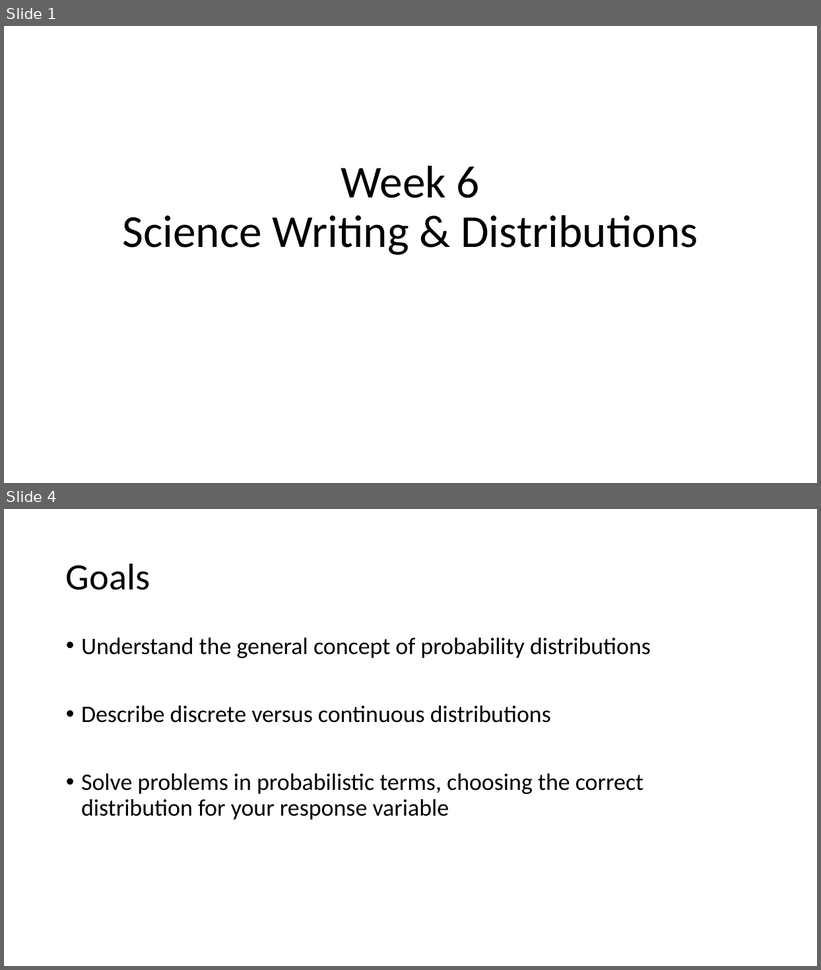
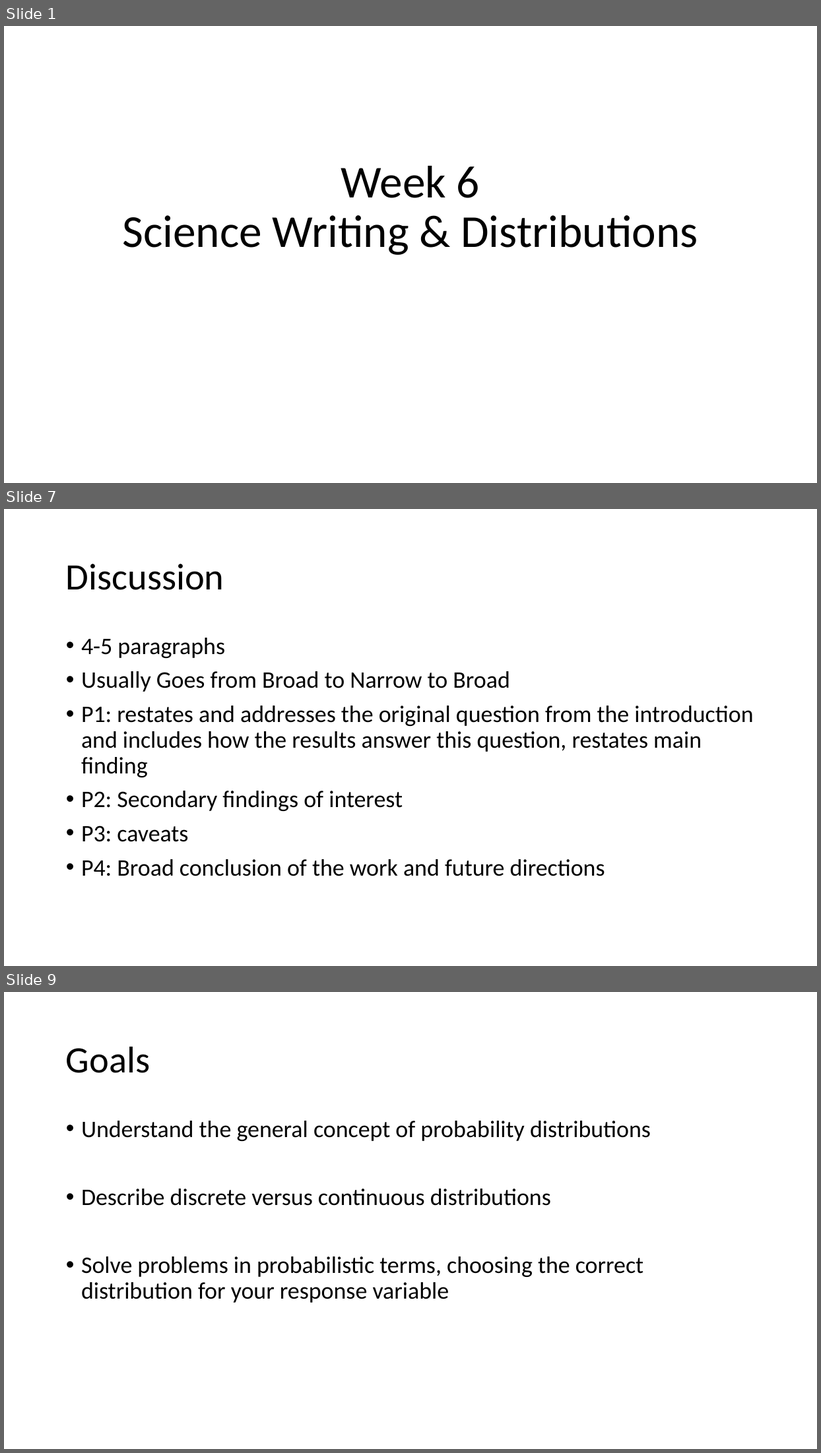
Before and after one commit to DataInvestigations/class_materials, a slide deck: lectures/le10_distributions/le10_distributions.pptx. Shown one above the other, each under a label of ours: slides 1 and 4 before the commit, slides 1, 7 and 9 after it; the slides between them are not shown. The pictures are 821x970 and 821x1453 pixels, drawn with LibreOffice and Linux fonts; fonts in the diff are those of the drawing. Boxes give left, top, right and bottom in pixels: in the first picture for what was removed or moved away, otherwise in the second. Text is boxed around its words. In the diff, an @@ line names an element or a change of style, - is before the commit and + after.

```diff
--- a/lectures/le10_distributions/le10_distributions.pptx
+++ b/lectures/le10_distributions/le10_distributions.pptx
@@ slide 7 added at [4,509,817,966], background #FFFFFF @@
@@ title added at [66,564,224,590], 44 pt, text #000000 @@
+Discussion
@@ text added at [81,638,753,877], 28 pt, text #000000 @@
+• 4-5 paragraphs
+• Usually Goes from Broad to Narrow to Broad
+• P1: restates and addresses the original question from the introduction and includes how the results answer this question, restates main finding
+• P2: Secondary findings of interest
+• P3: caveats
+• P4: Broad conclusion of the work and future directions
@@ what was slide 4 is now slide 9 @@
```
Also in this commit, not shown: 7 slides changed, 4 other slides added, 4 other files.
